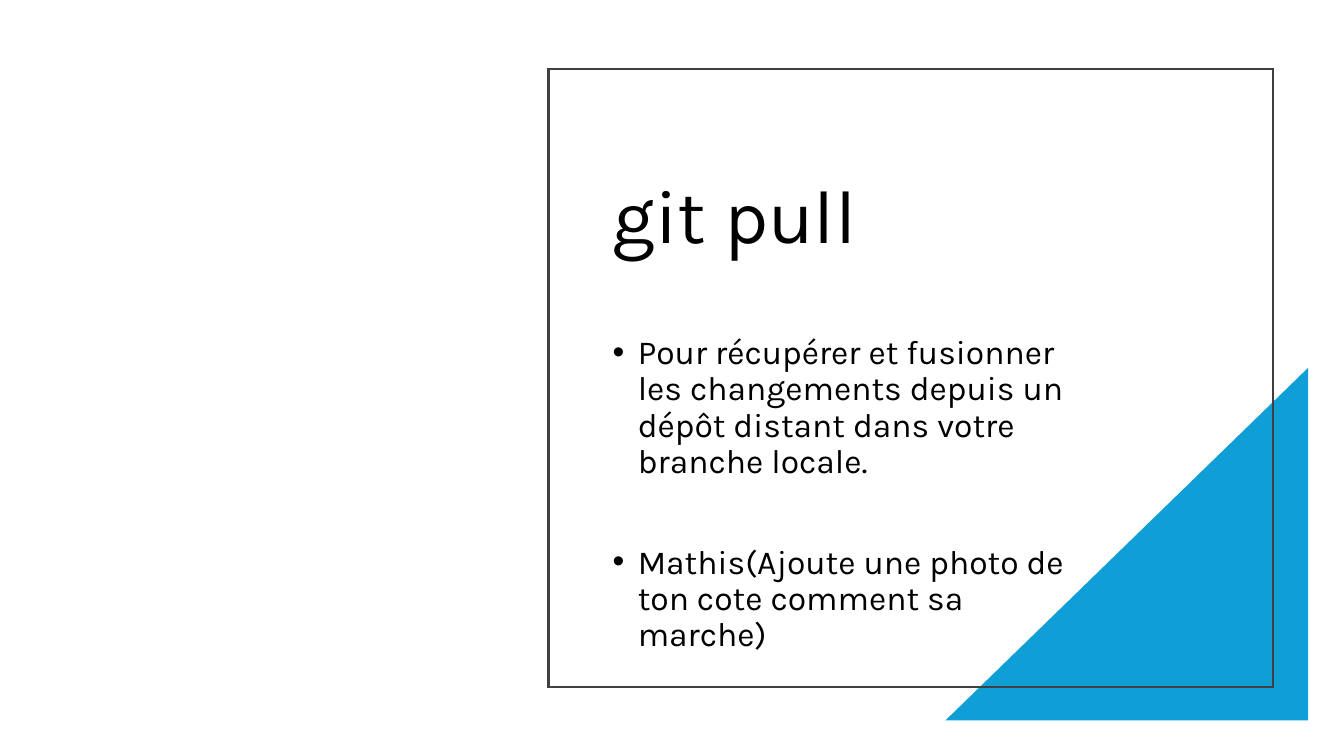
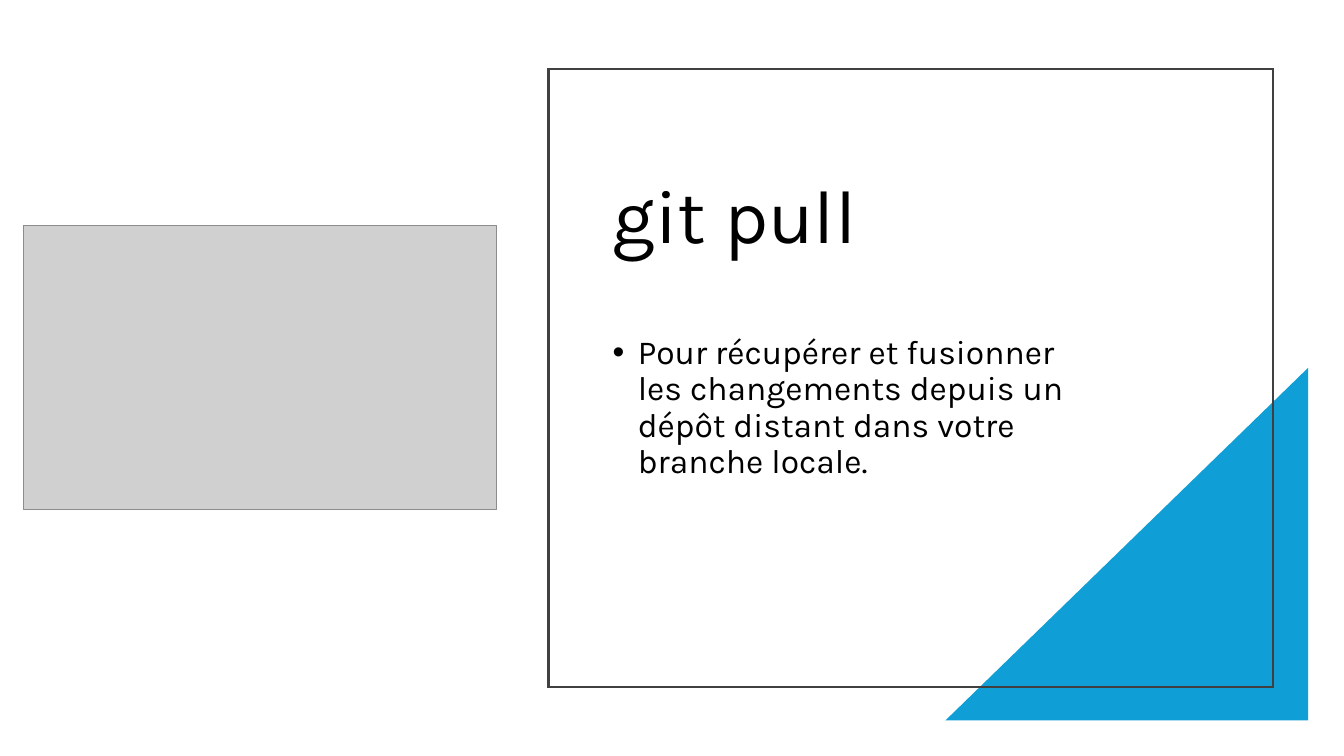
Before and after one commit to HugoSiriphong/TPSecurity, a slide deck: slide 22 of TP PROJET SCRUMDevSecOps.pptx. Drawn at 1344x756 pixels with LibreOffice and Linux fonts; fonts in the diff are those of the drawing; grey boxes stand for pictures. Boxes give left, top, right and bottom in pixels: in the first picture for what was removed or moved away, otherwise in the second. Text is boxed around its words. In the diff, an @@ line names an element or a change of style, - is before the commit and + after.

```diff
--- a/TP PROJET SCRUMDevSecOps.pptx
+++ b/TP PROJET SCRUMDevSecOps.pptx
@@ picture added at [23, 226, 496, 510] @@
@@ text at [638, 549, 1064, 650]: paragraph removed @@
-• Mathis(Ajoute une photo de ton cote comment sa marche)
```
Also in this commit, not shown: 3 slides added.
